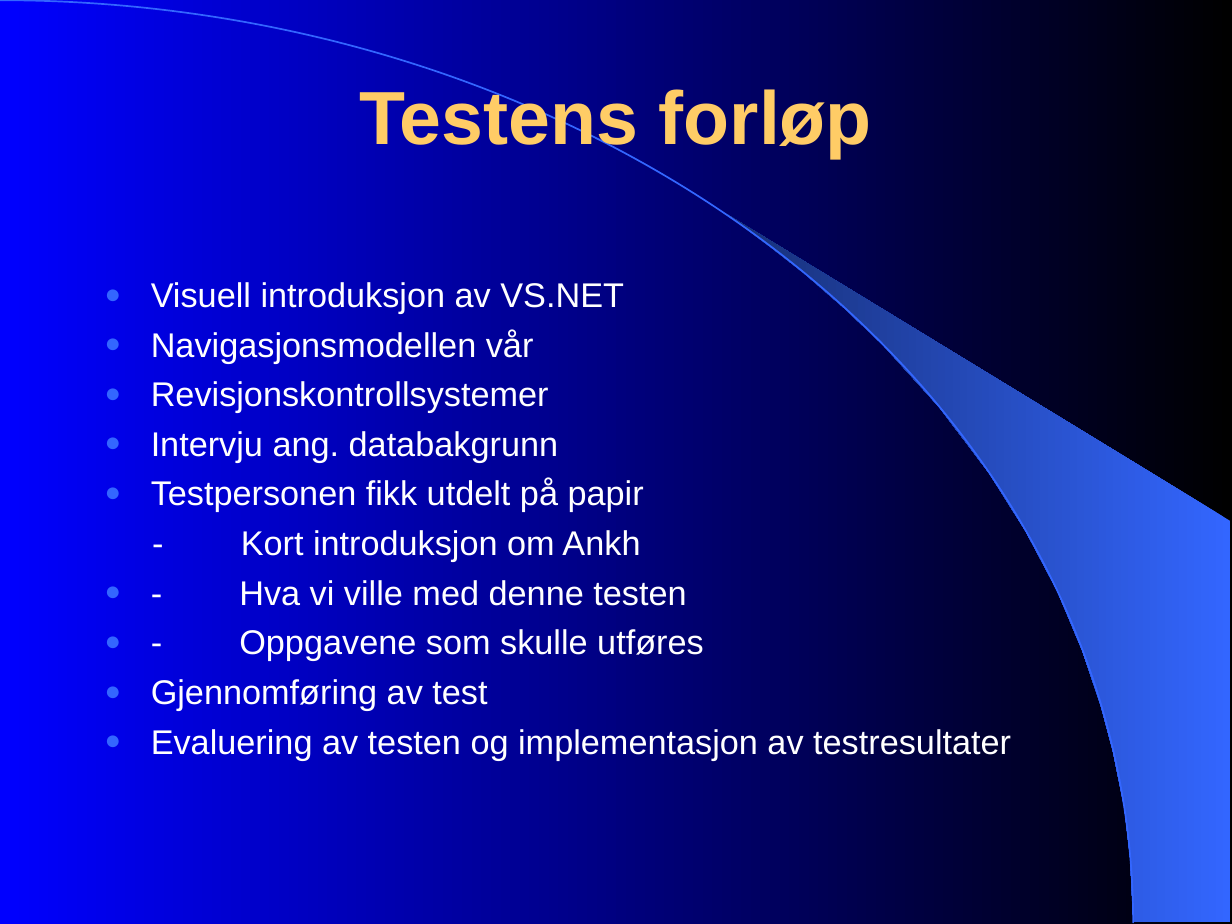
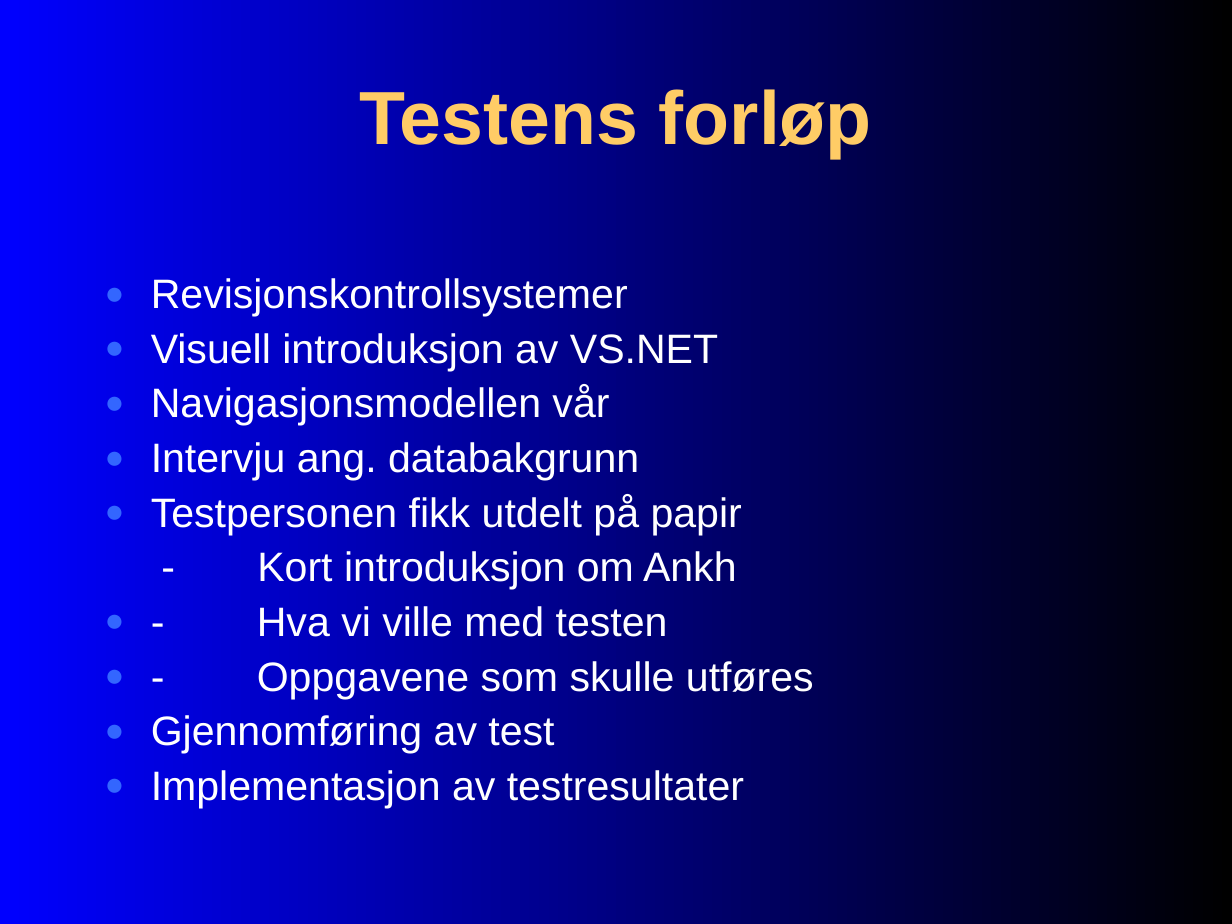
Before and after one commit to PhilJollans/AnkhSVN2019, a slide deck: slide 2 of doc/powerpoint/papirprototyp_testing.ppt. Drawn at 1232x924 pixels with LibreOffice and Linux fonts; fonts in the diff are those of the drawing. Boxes give left, top, right and bottom in pixels: in the first picture for what was removed or moved away, otherwise in the second. Text is boxed around its words. In the diff, an @@ line names an element or a change of style, - is before the commit and + after.

```diff
--- a/doc/powerpoint/papirprototyp_testing.ppt
+++ b/doc/powerpoint/papirprototyp_testing.ppt
@@ freeform shape removed at (x1=0, y1=0, x2=1133, y2=924) @@
@@ freeform shape removed at (x1=726, y1=213, x2=1231, y2=922) @@
@@ text at (x1=151, y1=276, x2=628, y2=317): paragraph added @@
+● Revisjonskontrollsystemer
@@ text at (x1=151, y1=333, x2=814, y2=753): size 20 to 24 pt in "Visuell introduksjon av VS.NET", "Navigasjonsmodellen vår", "Intervju ang. databakgrunn", "Testpersonen fikk utdelt på papir" and 3 more places; line spacing 1 to 0.9; more space between paragraphs @@
@@ text at (x1=151, y1=379, x2=549, y2=413): paragraph removed @@
-● Revisjonskontrollsystemer
@@ text at (x1=257, y1=606, x2=668, y2=637): text changed; size 20 to 24 pt @@
-● - Hva vi ville med denne testen
+● - Hva vi ville med testen
@@ text at (x1=151, y1=770, x2=744, y2=808): text changed; size 20 to 24 pt @@
-● Evaluering av testen og implementasjon av testresultater
+● Implementasjon av testresultater
```
Also in this commit, not shown: 9 other slides changed.
